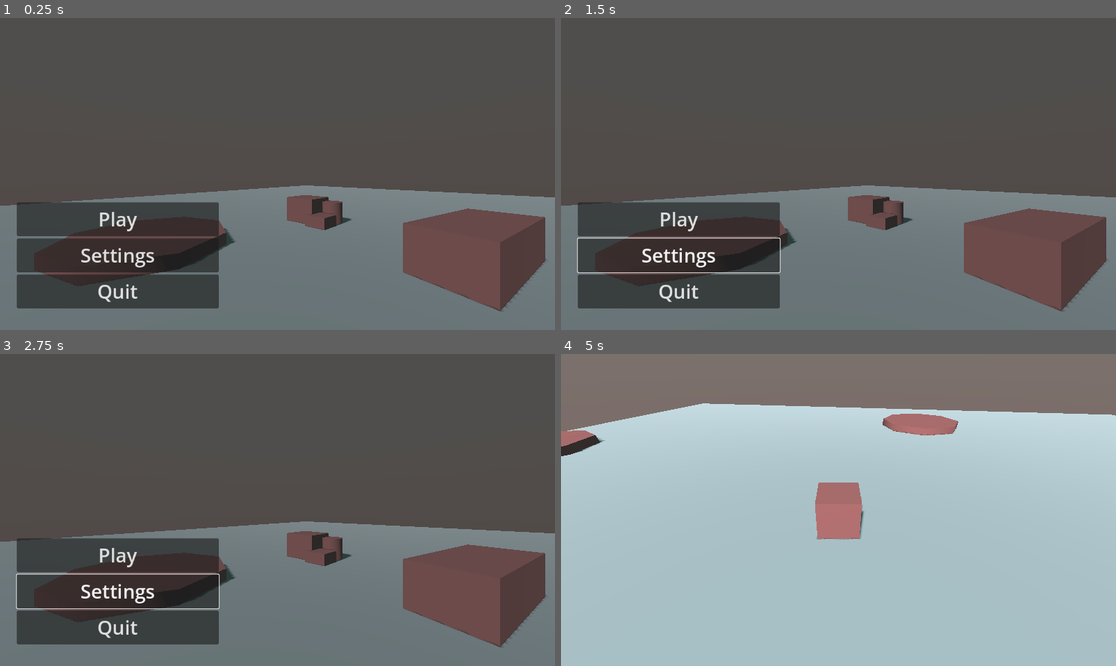
Above: before the commit, frames 1-4 (two rows, left to right).
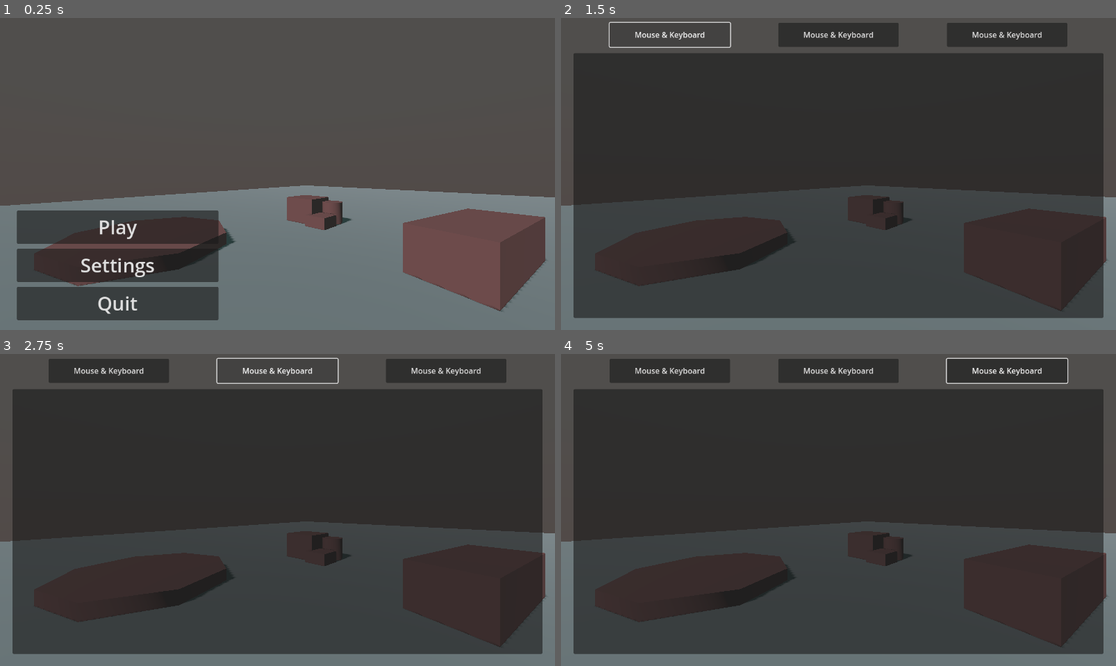
Above: after the commit, the same moments.

Repository: johnthadeouz/sea-mailman
Game: Godot game, scene res://Scenes/Screens/MainMenu.tscn
Same seed, same stepped clock (60 frames per second), same inputs: the game is played once before the commit and once after it.
Inputs (mouse positions are in pixels of both pictures, inside the frame that each line leads up to):
- Up to frame 1 (0.25 s): no input
- Up to frame 2 (1.5 s): click "Settings" at 0.5 s; click (672, 33) at 1.25 s, where only the run after the commit has a clickable "Mouse & Keyboard"
- Up to frame 3 (2.75 s): click (277, 369) at 2 s, where only the run after the commit has a clickable "Mouse & Keyboard"
- Up to frame 4 (5 s): click (1005, 369) at 2.75 s, where only the run after the commit has a clickable "Mouse & Keyboard"; click (677, 556) at 3.5 s, where only the run before the commit has a clickable "Play"; tap Enter at 4.25 s; hold D (turn-right) from 4.28 s (still down); hold W (move-front) from 4.28 s (still down)

The runs differ from the first frame. In frame 1, 4.8% of the frame differs, in the area x 3-40%, y 59-97%; in frame 2, 73%; in frame 3, 73%; in frame 4, 100%, in the area x 0-100%, y 0-100%.

Commit message:
Settings Menu
Added the settings menu with its buttons

Diff:
--- a/Scenes/Screens/MainMenu.tscn
+++ b/Scenes/Screens/MainMenu.tscn
@@ -28,6 +28,9 @@
 sky = SubResource("Sky_p0uuu")
 
 [sub_resource type="BoxMesh" id="BoxMesh_ckq4q"]
+
+[sub_resource type="StyleBoxFlat" id="StyleBoxFlat_60bxw"]
+bg_color = Color(0.6, 0.6, 0.6, 0)
 
 [node name="MainMenu" type="Node3D"]
 script = ExtResource("1_60bxw")
@@ -76,7 +79,7 @@
 grow_vertical = 2
 color = Color(0.145098, 0.145098, 0.145098, 0.494118)
 
-[node name="VBoxContainer" type="VBoxContainer" parent="Menu"]
+[node name="Buttons" type="VBoxContainer" parent="Menu"]
 anchors_preset = -1
 anchor_top = 0.591
 anchor_right = 0.364
@@ -85,28 +88,71 @@
 offset_right = 35.0
 grow_horizontal = 2
 grow_vertical = 0
-theme_override_constants/separation = 5
+scale = Vector2(0.998897, 0.99035)
+theme_override_constants/separation = 10
+alignment = 1
 
-[node name="Play" type="Button" parent="Menu/VBoxContainer"]
+[node name="Play" type="Button" parent="Menu/Buttons"]
 custom_minimum_size = Vector2(100, 70)
 layout_mode = 2
 theme_override_font_sizes/font_size = 40
 text = "Play"
 
-[node name="Settings" type="Button" parent="Menu/VBoxContainer"]
+[node name="Settings" type="Button" parent="Menu/Buttons"]
 custom_minimum_size = Vector2(150, 70)
 layout_mode = 2
 theme_override_font_sizes/font_size = 40
 text = "Settings
 "
 
-[node name="Quit" type="Button" parent="Menu/VBoxContainer"]
+[node name="Quit" type="Button" parent="Menu/Buttons"]
 custom_minimum_size = Vector2(150, 70)
 layout_mode = 2
 theme_override_font_sizes/font_size = 40
 text = "Quit
 "
 
-[connection signal="pressed" from="Menu/VBoxContainer/Play" to="." method="_on_play_pressed"]
-[connection signal="pressed" from="Menu/VBoxContainer/Settings" to="." method="_on_settings_pressed"]
-[connection signal="pressed" from="Menu/VBoxContainer/Quit" to="." method="_on_quit_pressed"]
+[node name="Settings" type="PanelContainer" parent="Menu"]
+visible = false
+anchors_preset = 15
+anchor_right = 1.0
+anchor_bottom = 1.0
+grow_horizontal = 2
+grow_vertical = 2
+theme_override_styles/panel = SubResource("StyleBoxFlat_60bxw")
+
+[node name="MarginContainer" type="MarginContainer" parent="Menu/Settings"]
+layout_mode = 2
+theme_override_constants/margin_top = 10
+theme_override_constants/margin_bottom = 25
+
+[node name="Frames" type="PanelContainer" parent="Menu/Settings/MarginContainer"]
+custom_minimum_size = Vector2(1100, 550)
+layout_mode = 2
+size_flags_horizontal = 4
+size_flags_vertical = 12
+
+[node name="Buttons" type="HBoxContainer" parent="Menu/Settings/MarginContainer"]
+layout_mode = 2
+size_flags_vertical = 0
+theme_override_constants/separation = 100
+alignment = 1
+
+[node name="Button" type="Button" parent="Menu/Settings/MarginContainer/Buttons"]
+custom_minimum_size = Vector2(250, 50)
+layout_mode = 2
+text = "Mouse & Keyboard"
+
+[node name="Button2" type="Button" parent="Menu/Settings/MarginContainer/Buttons"]
+custom_minimum_size = Vector2(250, 50)
+layout_mode = 2
+text = "Mouse & Keyboard"
+
+[node name="Button3" type="Button" parent="Menu/Settings/MarginContainer/Buttons"]
+custom_minimum_size = Vector2(250, 50)
+layout_mode = 2
+text = "Mouse & Keyboard"
+
+[connection signal="pressed" from="Menu/Buttons/Play" to="." method="_on_play_pressed"]
+[connection signal="pressed" from="Menu/Buttons/Settings" to="." method="_on_settings_pressed"]
+[connection signal="pressed" from="Menu/Buttons/Quit" to="." method="_on_quit_pressed"]
--- a/Scripts/main_menu.gd
+++ b/Scripts/main_menu.gd
@@ -1,17 +1,24 @@
 extends Node3D
+
+@onready var buttons_frame = $Menu/Buttons
+@onready var settings_frame = $Menu/Settings
+
+
+func _unhandled_input(event: InputEvent) -> void:
+	# Close settings frame with escape
+	if settings_frame.visible and event.is_action_pressed("escape"):
+		settings_frame.visible = false
+		buttons_frame.visible = true
 
 func _ready() -> void:
 	pass # Replace with function body.
 
-
-
 func _on_play_pressed() -> void:
 	get_tree().change_scene_to_file("res://Scenes/ingame.tscn")
 
-
 func _on_settings_pressed() -> void:
-	pass # Replace with function body.
-
+	buttons_frame.visible = false
+	settings_frame.visible = true
 
 func _on_quit_pressed() -> void:
 	pass # Replace with function body.
--- a/project.godot
+++ b/project.godot
@@ -52,6 +52,11 @@
 "events": [Object(InputEventKey,"resource_local_to_scene":false,"resource_name":"","device":-1,"window_id":0,"alt_press …(191 unchanged characters)…
 ]
 }
+escape={
+"deadzone": 0.2,
+"events": [Object(InputEventKey,"resource_local_to_scene":false,"resource_name":"","device":-1,"window_id":0,"alt_pressed":false,"shift_pressed":false,"ctrl_pressed":false,"meta_pressed":false,"pressed":false,"keycode":0,"physical_keycode":4194305,"key_label":0,"unicode":0,"location":0,"echo":false,"script":null)
+]
+}
 
 [rendering]
 
Not shown: 1 places in Scenes/Screens/MainMenu.tscn that only renumber resources
